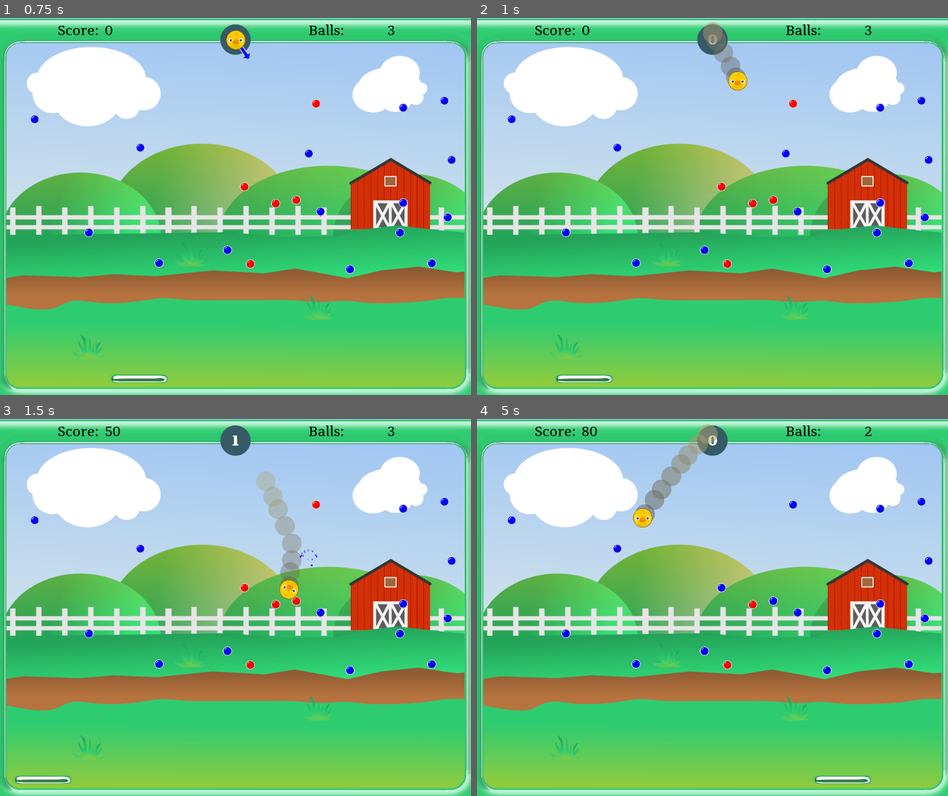
Above: before the commit, frames 1-4 (two rows, left to right).
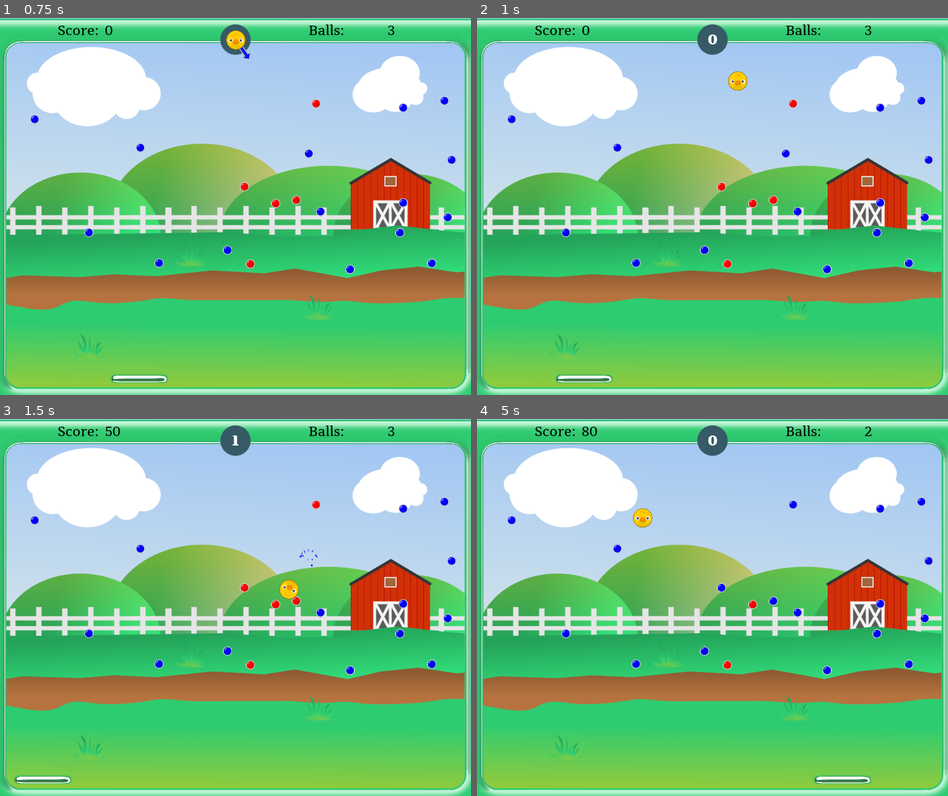
Above: after the commit, the same moments.

Repository: doctor-g/GGJ21
Game: Godot game, scene res://src/Level.tscn
Two runs of this game, one before a commit and one after it. Both use one fixed random seed, a clock stepped at 60 frames per second and the inputs below.
Inputs (mouse positions are in pixels of both pictures, inside the frame that each line leads up to):
- Up to frame 1 (0.75 s): move the mouse to (339, 187) at 0.52 s; click (339, 187) at 0.67 s
- Up to frame 2 (1 s): no input
- Up to frame 3 (1.5 s): move the mouse to (141, 626) at 1.27 s; click (141, 626) at 1.42 s
- Up to frame 4 (5 s): move the mouse to (759, 524) at 2.02 s; click (759, 524) at 2.17 s; move the mouse to (688, 682) at 2.77 s; click (688, 682) at 2.92 s; move the mouse to (853, 664) at 3.52 s; click (853, 664) at 3.67 s; move the mouse to (571, 550) at 4.27 s; click (571, 550) at 4.42 s

Frame 1 is identical in both runs. In frame 2, 0.6% of the frame differs, in the area x 48-57%, y 1-18%; in frame 3, 1.1%, in the area x 54-64%, y 13-45%; in frame 4, 1.1%.

Commit message:
Remove trail effects

Diff:
--- a/project/src/Ball.gd
+++ b/project/src/Ball.gd
@@ -1,11 +1,6 @@
 class_name Ball
 extends RigidBody2D
 
-var alpha
-
-func _process(delta):
-	alpha = lerp(0,1,clamp(linear_velocity.length_squared()/300000, 0, 1))
-	$CPUParticles2D.modulate = Color(1,1,1,alpha)
 
 func _on_Ball_body_shape_entered(_body_id, body, _body_shape, _local_shape):
 	if body is Peg:
--- a/project/src/Ball.tscn
+++ b/project/src/Ball.tscn
@@ -1,18 +1,14 @@
-[gd_scene load_steps=9 format=2]
+[gd_scene load_steps=7 format=2]
 
 [ext_resource path="res://assets/animals/chick.png" type="Texture" id=1]
 [ext_resource path="res://src/Ball.gd" type="Script" id=2]
 [ext_resource path="res://assets/SFX/TrampolineHit.wav" type="AudioStream" id=3]
 [ext_resource path="res://assets/SFX/Peg_Hit.wav" type="AudioStream" id=4]
-[ext_resource path="res://assets/New Piskel.png" type="Texture" id=5]
 
 [sub_resource type="PhysicsMaterial" id=1]
 bounce = 0.2
 
-[sub_resource type="Gradient" id=3]
-colors = PoolColorArray( 0.352941, 0.352941, 0.352941, 0.588235, 0.713726, 0.686275, 0.466667, 0.588235 )
-
-[sub_resource type="CircleShape2D" id=2]
+[sub_resource type="CircleShape2D" id=3]
 radius = 21.0
 
 [node name="Ball" type="RigidBody2D"]
@@ -22,23 +18,12 @@
 contact_monitor = true
 script = ExtResource( 2 )
 
-[node name="CPUParticles2D" type="CPUParticles2D" parent="."]
-lifetime = 0.5
-local_coords = false
-texture = ExtResource( 5 )
-direction = Vector2( 0, -1 )
-spread = 0.0
-gravity = Vector2( 0, 0 )
-initial_velocity = 50.0
-scale_amount = 1.3
-color_ramp = SubResource( 3 )
-
 [node name="Sprite" type="Sprite" parent="."]
 scale = Vector2( 0.3, 0.3 )
 texture = ExtResource( 1 )
 
 [node name="CollisionShape2D" type="CollisionShape2D" parent="."]
-shape = SubResource( 2 )
+shape = SubResource( 3 )
 
 [node name="PegHit" type="AudioStreamPlayer2D" parent="."]
 stream = ExtResource( 4 )
